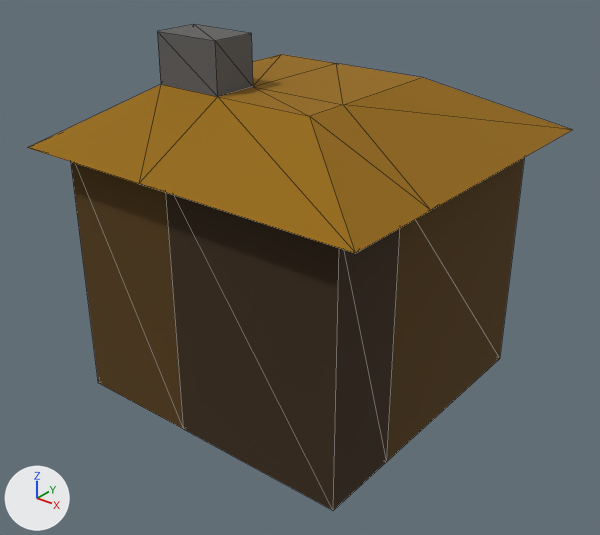
The glTF model models/house1.glb as it was, and as the next commit left it.
The view is the same before and after, from a camera (50 mm lens) standing at (13.35, -16.9, 13.87) and looking at (0.46, -0.79, 3.88). Lighting does not change. The marker at lower left points along +X, +Y and +Z. Mesh edges are drawn as thin lines.
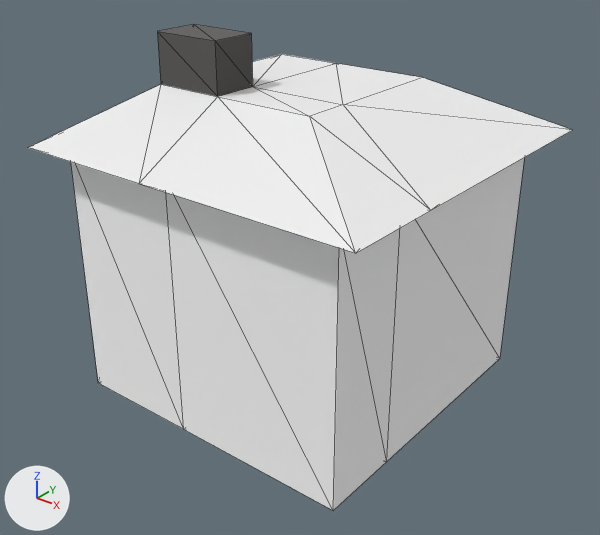
Where the newer file only moved an object's origin or applied its transform, the numbers keep the older frame.

Location of each change, [x1, y1, x2, y2] in pixels of the pictures (600 x 535 px):
'Cube', recoloured, surface changed (brown to white)
    both: [28, 54, 572, 510]

Patch to the scene script:
```diff
--- a/models/house1.glb.py
+++ b/models/house1.glb.py
@@ mat_wood1_003 @@
 mat_wood1_003 = principled_material('wood1.003')
-mat_wood1_003.base_color = (0.0413, 0.0204, 0.0046)  # brown #39270f
+mat_wood1_003.base_color = (1.0, 1.0, 1.0)  # white #ffffff
 mat_wood1_003.roughness = 0.95
@@ mat_wood2_006 @@
 mat_wood2_006 = principled_material('wood2.006')
-mat_wood2_006.base_color = (0.0929, 0.0447, 0.00327)  # brown #563c0b
+mat_wood2_006.base_color = (1.0, 1.0, 1.0)  # white #ffffff
 mat_wood2_006.roughness = 1.0
@@ mat_stitch_006 @@
 mat_stitch_006 = principled_material('stitch.006')
-mat_stitch_006.base_color = (0.305, 0.146, 0.00208)  # brown #966b07
+mat_stitch_006.base_color = (1.0, 1.0, 1.0)  # white #ffffff
 mat_stitch_006.roughness = 1.0
+mat_stitch_006.metallic = 1.0
```
